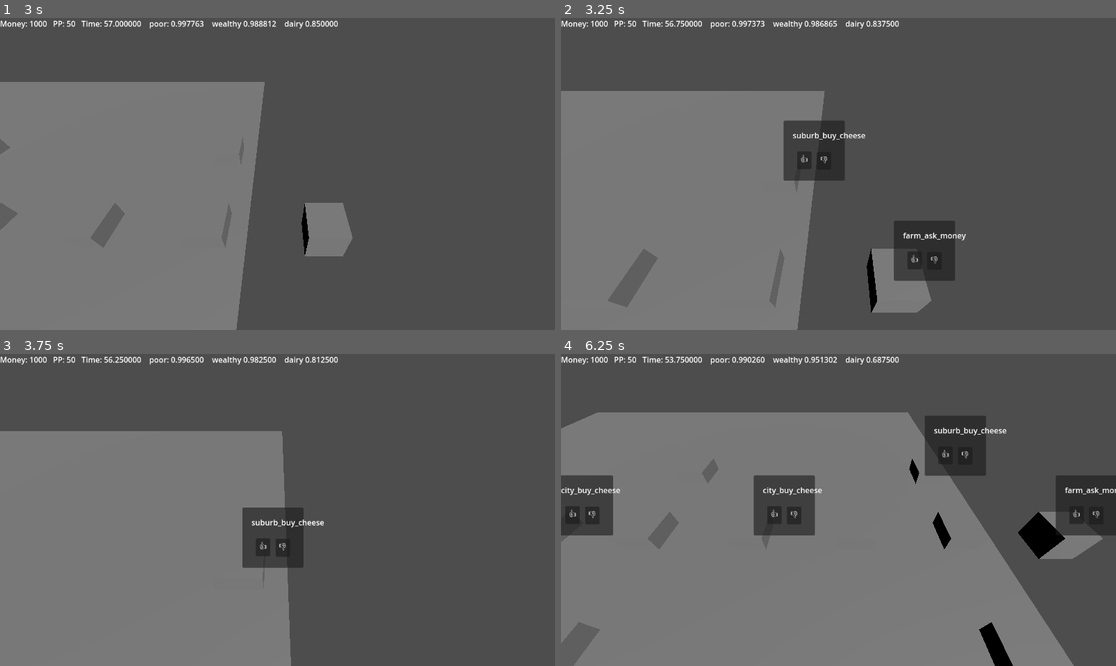
Above: before the commit, frames 1-4 (two rows, left to right).
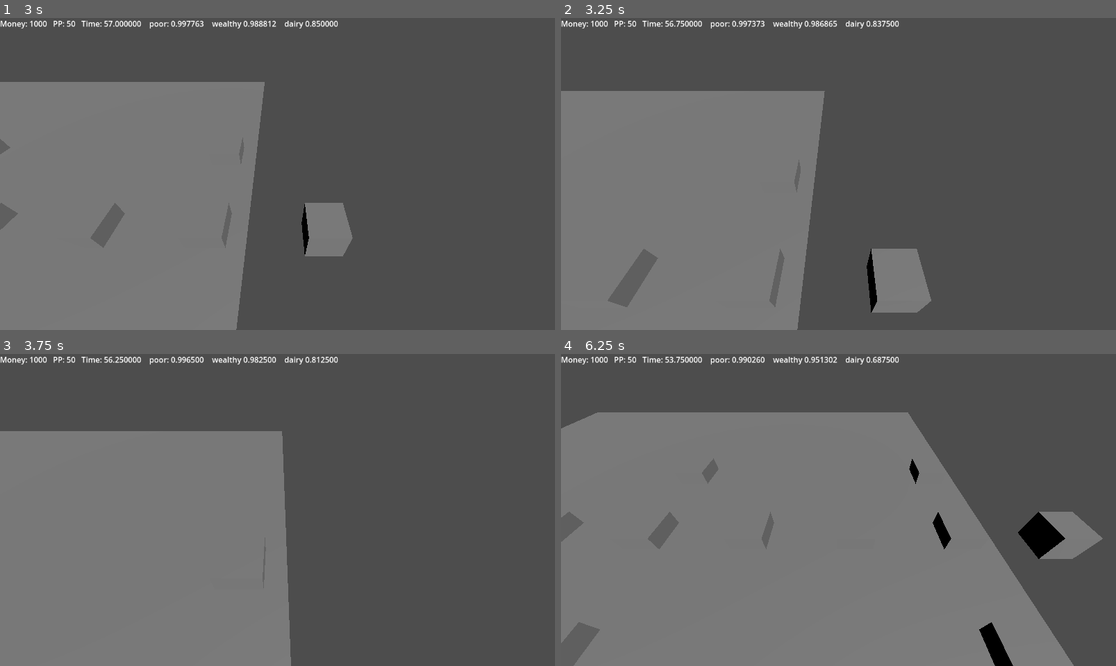
Above: after the commit, the same moments.

Repository: DripBoolean/cheese-game
Game: Godot game, scene res://scenes/world_root.tscn
Same seed, same stepped clock (60 frames per second), same inputs: the game is played once before the commit and once after it.
Inputs (mouse positions are in pixels of both pictures, inside the frame that each line leads up to):
- Up to frame 1 (3 s): move the mouse to (399, 158) at 0.52 s; hold D (move_right) 0.53-1.28 s; tap Mouse wheel up (zoom_in) at 0.6, 2.1 s; move the mouse to (166, 189) at 1.27 s; hold S (move_back) 1.28-2.03 s; tap Mouse wheel down (zoom_out) at 1.35, 2.85 s; move the mouse to (333, 105) at 2.02 s; hold D (move_right) 2.03-2.78 s; move the mouse to (249, 236) at 2.77 s; hold W (move_forward) from 2.78 s (still down)
- Up to frame 2 (3.25 s): keep holding W (move_forward)
- Up to frame 3 (3.75 s): move the mouse to (444, 556) at 3.52 s; release W (move_forward) at 3.53 s; hold A (move_left) from 3.53 s (still down); tap Mouse wheel up (zoom_in) at 3.6 s
- Up to frame 4 (6.25 s): move the mouse to (672, 463) at 4.27 s; tap Mouse wheel down (zoom_out) at 4.35, 5.85 s; move the mouse to (866, 510) at 5.02 s; release A (move_left) at 5.03 s; hold S (move_back) 5.03-5.78 s; tap Mouse wheel up (zoom_in) at 5.1 s; move the mouse to (755, 432) at 5.77 s; hold D (move_right) from 5.78 s (still down)

Frame 1 is identical in both runs. In frame 2, 4.2% of the frame differs, in the area x 40-73%, y 32-85%; in frame 3, 2.1%; in frame 4, 8.0%, in the area x 0-100%, y 19-59%.
Error after the commit: Invalid access to property or key 'money' on a base object of type 'Node3D (map.gd)'. (res://event_dispatcher/event_dispatcher.gd:53)

Commit message:
communication with map via my code.

Diff:
--- a/event_dispatcher/event_dispatcher.gd
+++ b/event_dispatcher/event_dispatcher.gd
@@ -18,11 +18,8 @@
 ["Cave_overD", true] : "P_overG", ["Cave_overD", false] : "P_underG",
 ["Cave_underD", true] : "P_overH", ["Cave_underD", false] : "P_underH",}
 
-var money: float = 50_000_000.0
-var politcal_points: float = 0.0
-var cheese: int = 0
-@export var cheese_max: int = 100
-var cave_cheese: int = 0
+# FOR MONEY, POLITCAL POINTS, AND CHEESE VARIABLES
+var map
 
 var cur_state = null
 
@@ -38,7 +35,6 @@
 var panic: float = 0.1
 var mania: bool = false
 var lactose: bool = false
-var map
 
 # Called when the node enters the scene tree for the first time.
 func _ready() -> void:
@@ -53,12 +49,11 @@
 	else:
 		return "null"
 
-
 func update() -> void:
-	var scorer1: bool = money >= 5_000_000.0
-	var scorer2: bool = cheese/cheese_max >= 0.75
-	var scorer3: bool = cave_cheese > 1
-	var scorer4: bool = politcal_points >= 50.0
+	var scorer1: bool = map.money >= 5_000_000.0
+	var scorer2: bool = map.cheese/map.cheese_max >= 0.75
+	var scorer3: bool = map.city_health >= 50.0
+	var scorer4: bool = map.politcal_points >= 50.0
 	var scores := [scorer4, scorer1, scorer2, scorer3]
 
 	var r_event: String = "null"
@@ -242,17 +237,14 @@
 			#print(r_event)
 			event_enum[r_event] = 0.4
 			if r_event == "crime":
-				# Lower city health
-				pass
+				map.city_health -= 25
 			elif r_event == "mad":
 				# Put panic in farm
 				pass
 			elif r_event == "exodus":
-				# Decrease tax revenue
-				pass
+				map.tax_income -= 10_000.0
 			elif r_event == "enterance":
-				# Increase tax revenue
-				pass
+				map.tax_income += 20_000.0
 		random_event_wait_ticks = 5.0
 	else:
 		random_event_wait_ticks = random_event_wait_ticks - 1.0
